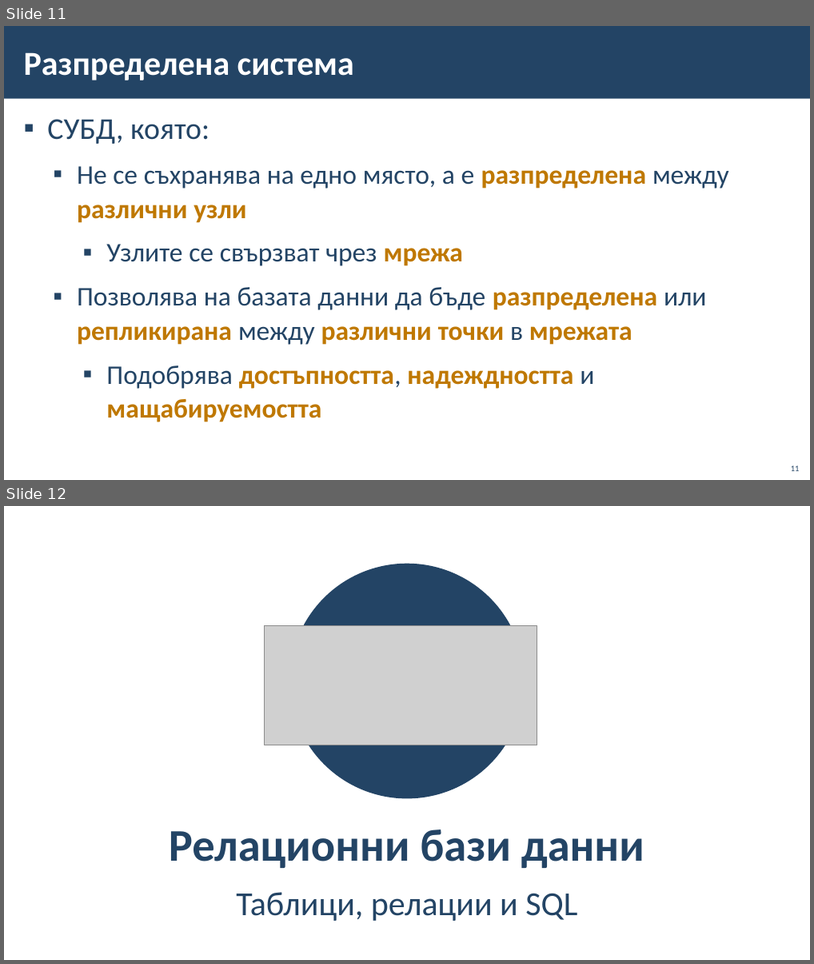
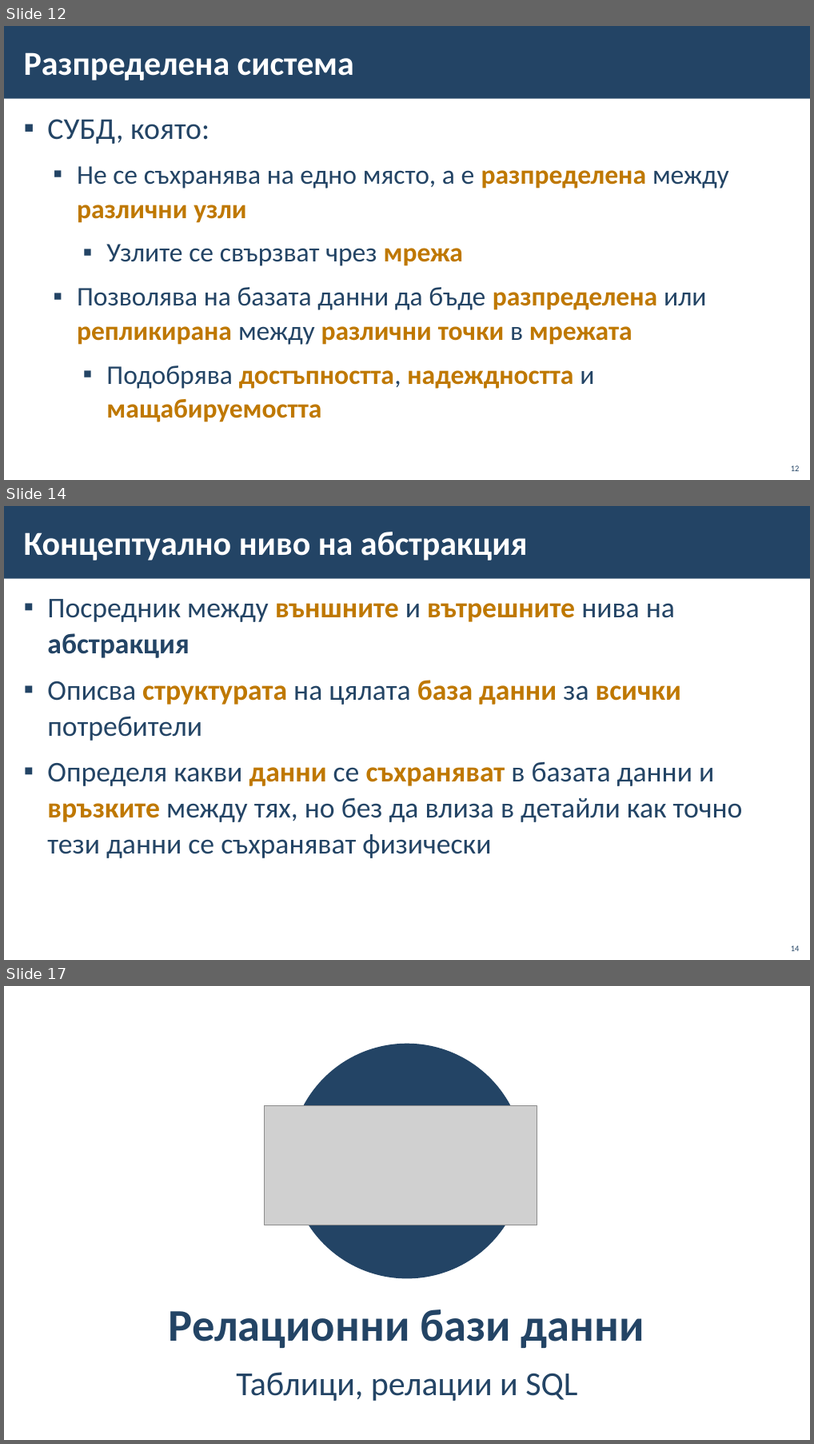
Before and after one commit to BG-IT-Edu/School-Programming, a slide deck: Courses/Software-Sciences/Module-3-Databases-New/02-DBMS/02-DBMS.pptx. Shown one above the other, each under a label of ours: slides 11 and 12 before the commit, slides 12, 14 and 17 after it; the slides between them are not shown. The pictures are 814x964 and 814x1444 pixels, drawn with LibreOffice and Linux fonts; fonts in the diff are those of the drawing; grey boxes stand for pictures; background and template pictures are left out. Boxes give left, top, right and bottom in pixels: in the first picture for what was removed or moved away, otherwise in the second. Text is boxed around its words. In the diff, an @@ line names an element or a change of style, - is before the commit and + after.

```diff
--- a/Courses/Software-Sciences/Module-3-Databases-New/02-DBMS/02-DBMS.pptx
+++ b/Courses/Software-Sciences/Module-3-Databases-New/02-DBMS/02-DBMS.pptx
@@ slide 14 added at (4, 506, 810, 960), background #FFFFFF; not listed: 1 template element that a slide beside it also shows @@
@@ title added at (24, 532, 528, 560), 40 pt, text #FFFFFF, bold @@
+Концептуално ниво на абстракция
@@ text added at (47, 599, 743, 858), 34 pt, text #234465 @@
+▪ Посредник между външните и вътрешните нива на абстракция
+▪ Описва структурата на цялата база данни за всички потребители
+▪ Определя какви данни се съхраняват в базата данни и връзките между тях, но без да влиза в детайли как точно тези данни се съхраняват физически
@@ page number added at (791, 945, 800, 951), 10 pt, text #234465 @@
+14
@@ what was slide 11 is now slide 12 @@
@@ page number at (791, 465, 800, 471): text changed @@
-11
+12
@@ what was slide 12 is now slide 17 @@
```
Also in this commit, not shown: 2 slides changed, 4 other slides added.
